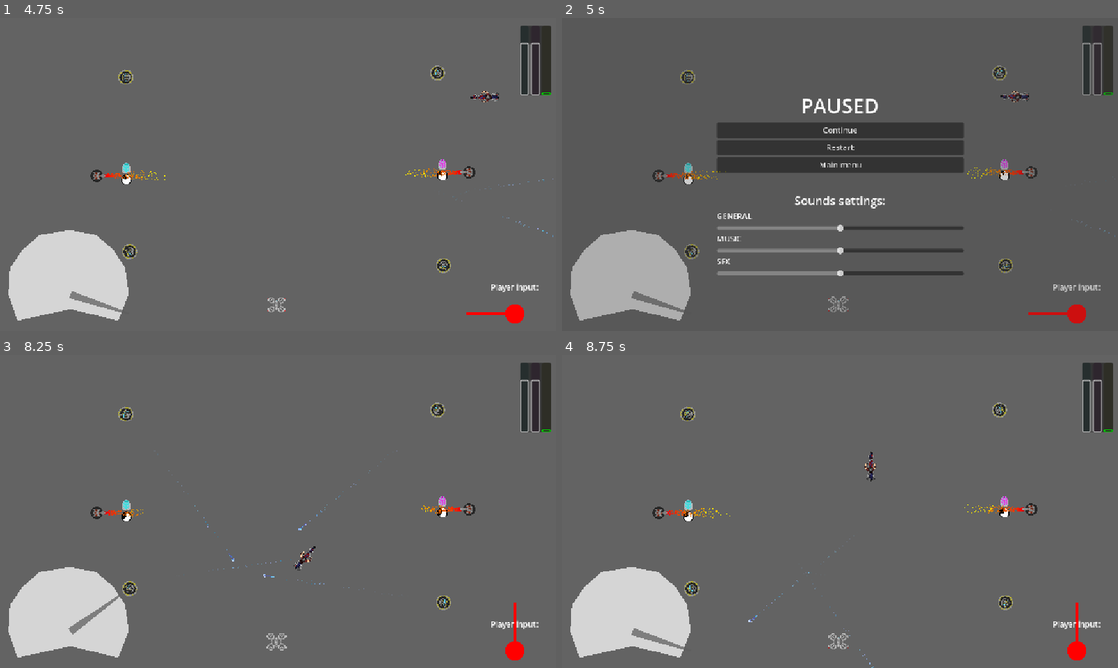
Above: before the commit, frames 1-4 (two rows, left to right).
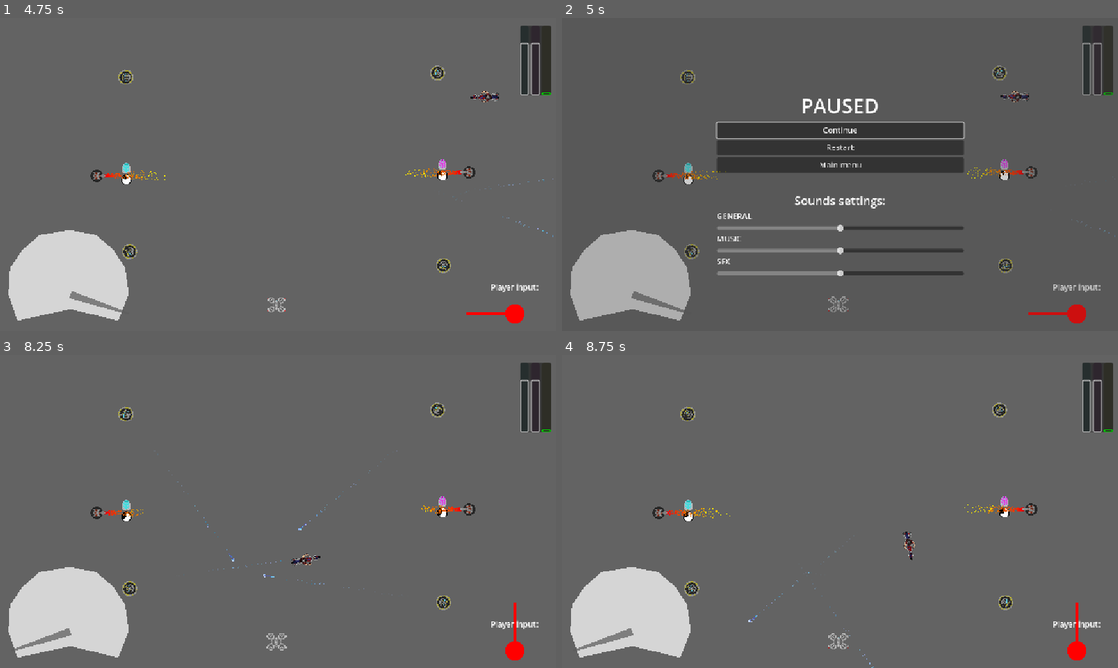
Above: after the commit, the same moments.

Repository: IwailerI/micro-jam-colors
Game: Godot game, scene res://scenes/mainmenu/mainmenu.tscn
Two runs of this game, one before a commit and one after it. Both use one fixed random seed, a clock stepped at 60 frames per second and the inputs below.
Inputs:
- Up to frame 1 (4.75 s): click "Continue - 3" at 0.5 s; hold D (movement_right) 1.28-2.03 s; hold Space (throttle) 1.28-2.03 s; hold S (movement_down) 2.03-2.78 s; tap Space (throttle) at 2.1, 3.6 s; hold D (movement_right) 2.78-3.53 s; hold Space (throttle) 2.78-3.53 s; hold W (movement_up) 3.53-4.28 s; hold A (movement_left) from 4.28 s (still down); hold Space (throttle) from 4.28 s (still down)
- Up to frame 2 (5 s): keep holding A (movement_left); keep holding Space (throttle); tap Escape (pause) at 4.9 s
- Up to frame 3 (8.25 s): release A (movement_left) at 5 s; release Space (throttle) at 5 s; click "Restart" at 5 s; hold A (movement_left) 5.78-6.53 s; tap Space (throttle) at 5.85, 7.35 s; tap Enter at 6.5 s; hold S (movement_down) 6.53-7.28 s; hold Space (throttle) 6.53-7.28 s; hold D (movement_right) 7.28-8.03 s; hold W (movement_up) from 8.03 s (still down); hold Space (throttle) from 8.03 s (still down)
- Up to frame 4 (8.75 s): keep holding W (movement_up); keep holding Space (throttle)

Frame 1 is identical in both runs. In frame 2, 0.3% of the frame differs, in the area x 27-73%, y 33-39%; in frame 3, 0.5%; in frame 4, 0.6%, in the area x 2-81%, y 15-95%.

Commit message:
--fixup merged

Diff:
--- a/objects/player/player.gd
+++ b/objects/player/player.gd
@@ -136,7 +136,6 @@
 
 
 func die(vel := Vector2.ZERO) -> void:
-	return
 	if ramping:
 		return # do not care ¯\_(ツ)_/¯
 
--- a/objects/player/player.tscn
+++ b/objects/player/player.tscn
@@ -82,6 +82,5 @@
 shape = SubResource("CircleShape2D_jww0w")
 
 [node name="DeathTimer" type="Timer" parent="."]
-process_mode = 3
 wait_time = 2.0
 one_shot = true
--- a/scenes/gameover_menu/continue.gd
+++ b/scenes/gameover_menu/continue.gd
@@ -8,6 +8,7 @@
 	GameManager.get_instance().game_was_over.connect(
 		func(has_won: bool, lost_message: String) -> void:
 			visible = next_id < Persistance.LEVEL_AMOUNT && has_won
+			grab_focus()
 	)
 
 
--- a/scenes/gameover_menu/gameover_menu.tscn
+++ b/scenes/gameover_menu/gameover_menu.tscn
@@ -26,11 +26,13 @@
 script = ExtResource("1_m4y2d")
 
 [node name="ColorRect" type="ColorRect" parent="."]
+layout_mode = 0
 offset_right = 1152.0
 offset_bottom = 648.0
 color = Color(0.227451, 0.227451, 0.227451, 0.254902)
 
 [node name="GameoverStatus" type="Label" parent="."]
+layout_mode = 0
 offset_left = 324.0
 offset_top = 124.0
 offset_right = 836.0
@@ -41,6 +43,7 @@
 script = ExtResource("1_wndjs")
 
 [node name="LostMessage" type="Label" parent="GameoverStatus"]
+layout_mode = 0
 offset_left = -1.0
 offset_top = 53.0
 offset_right = 511.0
@@ -51,6 +54,7 @@
 script = ExtResource("2_pk0oc")
 
 [node name="VBoxContainer" type="VBoxContainer" parent="."]
+layout_mode = 0
 offset_left = 320.0
 offset_top = 216.0
 offset_right = 832.0
--- a/scenes/level/level_empty.tscn
+++ b/scenes/level/level_empty.tscn
@@ -70,4 +70,5 @@
 [node name="Tileset(TODO)" type="Node2D" parent="."]
 
 [node name="DeliveryPoint" parent="." instance=ExtResource("17_mf35j")]
+z_index = 0
 position = Vector2(572, 593)
--- a/scenes/level/level_revamp.tscn
+++ b/scenes/level/level_revamp.tscn
@@ -1,4 +1,4 @@
-[gd_scene load_steps=21 format=3 uid="uid://c5nfk6ysqdde6"]
+[gd_scene load_steps=22 format=4 uid="uid://c5nfk6ysqdde6"]
 
 [ext_resource type="PackedScene" uid="uid://ddb1rbjhwv3os" path="res://objects/game_manager/game_manager.tscn" id="3_4qo56"]
 [ext_resource type="PackedScene" uid="uid://d1tm5mhwegffe" path="res://objects/potion_color_display/potion_color_display.tscn" id="3_8vb6f"]
@@ -571,7 +571,6 @@
 visible = false
 
 [node name="GameoverMenu" parent="CanvasLayer" instance=ExtResource("6_j44qt")]
-visible = false
 
 [node name="WorldBoundaries" type="StaticBody2D" parent="."]
 position = Vector2(-1, 0)
@@ -666,4 +665,5 @@
 position = Vector2(262, 330)
 
 [node name="DeliveryPoint" parent="." instance=ExtResource("11_b0o62")]
+z_index = 0
 position = Vector2(572, 593)
--- a/scenes/pause_menu/continue.gd
+++ /dev/null
@@ -1,5 +0,0 @@
-extends Button
-
-
-func _pressed() -> void:
-	get_tree().paused = false
--- a/scenes/pause_menu/pause_menu.gd
+++ b/scenes/pause_menu/pause_menu.gd
@@ -4,10 +4,24 @@
 @onready var gm: GameManager = GameManager.get_instance()
 
 
-func _process(_delta: float) -> void:
-	visible = get_tree().paused && gm.playing
+func _ready() -> void:
+	gm.game_was_over.connect(
+		func(_has_won: bool, _lsot_message: String) -> void:
+			set_process_input(false)
+			visible = false
+	)
+	$VBoxContainer/Continue.pressed.connect(
+		func() -> void:
+			_toggle()
+	)
+
+
+func _toggle() -> void:
+	get_tree().paused = !get_tree().paused
+	visible = get_tree().paused
+	$VBoxContainer/Continue.grab_focus()
 
 
 func _input(event: InputEvent) -> void:
 	if event.is_action_pressed("pause"):
-		get_tree().paused = !get_tree().paused
+		_toggle()
--- a/scenes/pause_menu/pause_menu.tscn
+++ b/scenes/pause_menu/pause_menu.tscn
@@ -1,8 +1,7 @@
-[gd_scene load_steps=7 format=3 uid="uid://qra28xh6dyh1"]
+[gd_scene load_steps=6 format=3 uid="uid://qra28xh6dyh1"]
 
 [ext_resource type="PackedScene" uid="uid://bco8edvycsrid" path="res://scenes/sounds_settings/sounds_settings.tscn" id="1_5bgjm"]
 [ext_resource type="Script" uid="uid://dmwfeg3i2s0ti" path="res://scenes/pause_menu/pause_menu.gd" id="1_qcmsd"]
-[ext_resource type="Script" uid="uid://b8ehsq3f1y2ap" path="res://scenes/pause_menu/continue.gd" id="2_10tpt"]
 [ext_resource type="Script" uid="uid://tb6ma7edntli" path="res://scenes/pause_menu/restart.gd" id="3_0a7io"]
 [ext_resource type="Script" uid="uid://d1ogx7wlps41o" path="res://scenes/pause_menu/mainmenu.gd" id="4_8squr"]
 
@@ -46,7 +45,6 @@
 [node name="Continue" type="Button" parent="VBoxContainer"]
 layout_mode = 2
 text = "Continue"
-script = ExtResource("2_10tpt")
 
 [node name="Restart" type="Button" parent="VBoxContainer"]
 layout_mode = 2
--- a/scenes/pause_menu/restart.gd
+++ b/scenes/pause_menu/restart.gd
@@ -1,4 +1,12 @@
 extends Button
+
+
+func _ready() -> void:
+	var next_id := Persistance.last_loaded_id + 1
+	GameManager.get_instance().game_was_over.connect(
+		func(has_won: bool, lost_message: String) -> void:
+			if not (next_id < Persistance.LEVEL_AMOUNT && has_won): grab_focus()
+	)
 
 
 func _pressed() -> void:
Not shown: 1 places in levels/level_2.tscn that only renumber resources
Not shown: 1 places in scenes/level/level_empty.tscn that only renumber resources
Not shown, removed: scenes/pause_menu/continue.gd.uid
